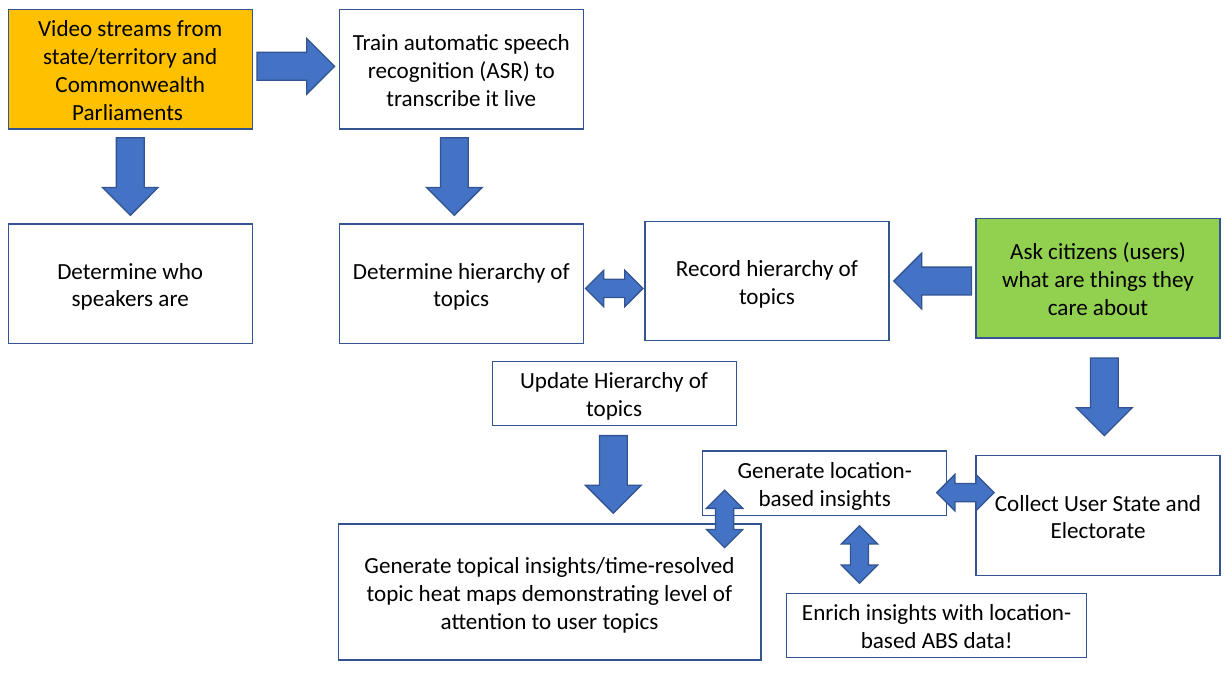
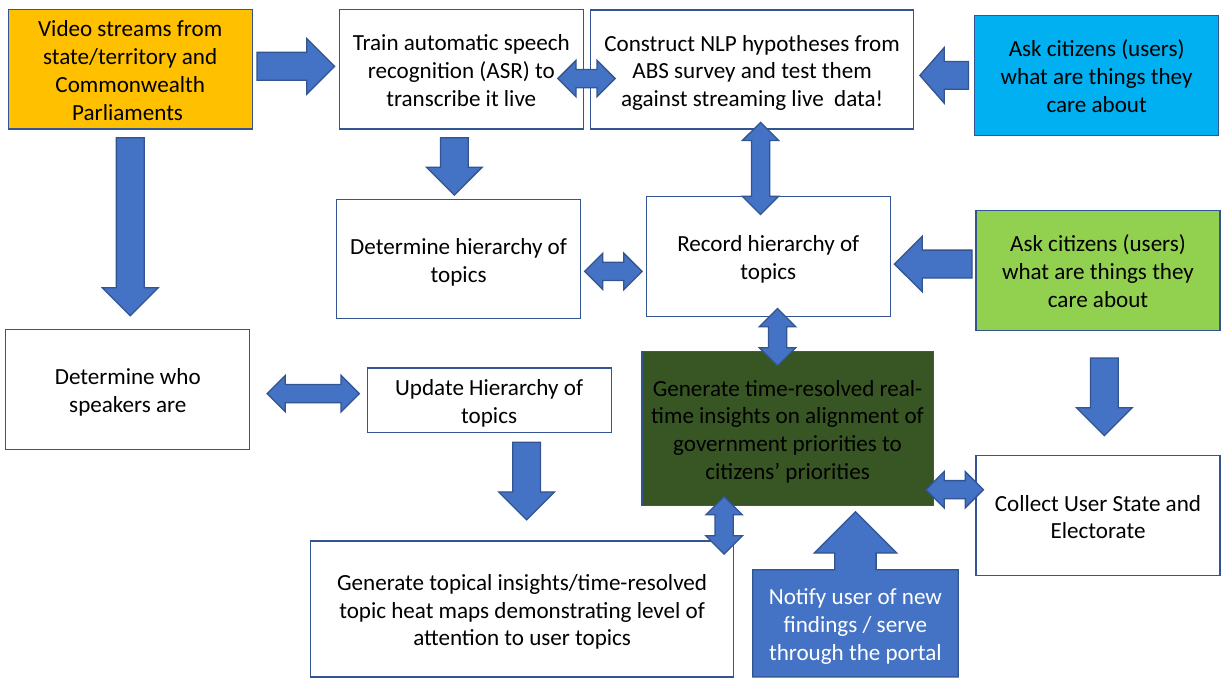
Before and after one commit to dronovroman/gh2021, a slide deck: slide 1 of Project 1576 idea outline.pptx. Drawn at 1232x693 pixels with LibreOffice and Linux fonts; fonts in the diff are those of the drawing. Boxes give left, top, right and bottom in pixels: in the first picture for what was removed or moved away, otherwise in the second. Text is boxed around its words. In the diff, an @@ line names an element or a change of style, - is before the commit and + after.

```diff
--- a/Project 1576 idea outline.pptx
+++ b/Project 1576 idea outline.pptx
@@ rectangle: place and size @@
-rectangle at [0,0,1232,684]
+rectangle at [0,4,1229,688]
@@ rectangle "Construct NLP hypotheses from ABS ...": place and size @@
-rectangle "Construct NLP hypotheses from ABS ..." at [787,593,1087,658]
+rectangle "Construct NLP hypotheses from ABS ..." at [591,10,913,129]
@@ rectangle added at [975,16,1219,135], fill #00B0F0, outline #325491 1 pt, 18 pt, text #000000 @@
+Ask citizens (users) what are things they care about
@@ text in rectangle at [604,35,900,110]: text changed @@
-Enrich insights with location-based ABS data!
+Construct NLP hypotheses from ABS survey and test them against streaming live data!
@@ right arrow added at [921,47,970,103], fill #4472C4, outline #325491 1 pt @@
@@ left right arrow added at [558,60,616,96], fill #4472C4, outline #325491 1 pt @@
@@ right arrow: place and size @@
-right arrow at [103,138,158,215]
+right arrow at [103,137,159,316]
@@ right arrow: place and size @@
-right arrow at [427,138,482,215]
+right arrow at [427,138,482,195]
@@ left right arrow added at [743,122,779,215], fill #4472C4, outline #325491 1 pt @@
@@ rectangle "Determine hierarchy of topics": place and size @@
-rectangle "Determine hierarchy of topics" at [339,224,583,343]
+rectangle "Determine hierarchy of topics" at [336,200,580,319]
@@ rectangle "Record hierarchy of topics": place and size @@
-rectangle "Record hierarchy of topics" at [645,221,889,340]
+rectangle "Record hierarchy of topics" at [647,197,891,316]
@@ right arrow: place and size @@
-right arrow at [894,253,971,309]
+right arrow at [895,237,972,292]
@@ rectangle "Ask citizens (users) what are ...": place and size @@
-rectangle "Ask citizens (users) what are ..." at [976,218,1220,337]
+rectangle "Ask citizens (users) what are ..." at [976,211,1220,330]
@@ left right arrow: place and size @@
-left right arrow at [586,270,643,306]
+left right arrow at [585,253,642,289]
@@ left right arrow: place and size @@
-left right arrow at [842,525,878,583]
+left right arrow at [759,308,795,366]
@@ rectangle "Determine who speakers are": place and size @@
-rectangle "Determine who speakers are" at [8,224,252,343]
+rectangle "Determine who speakers are" at [6,330,250,449]
@@ rectangle "Generate time-resolved real-time insights on ...": place and size @@
-rectangle "Generate time-resolved real-time insights on ..." at [703,451,947,516]
+rectangle "Generate time-resolved real-time insights on ..." at [642,351,933,506]
@@ rectangle "Generate time-resolved real-time insights on ..." at [642,351,933,506]: fill none to #385723 @@
@@ left right arrow added at [267,375,360,411], fill #4472C4, outline #325491 1 pt @@
@@ rectangle "Update Hierarchy of topics": place and size @@
-rectangle "Update Hierarchy of topics" at [493,361,737,426]
+rectangle "Update Hierarchy of topics" at [367,368,611,433]
@@ text in rectangle at [651,380,924,483]: text changed @@
-Generate location-based insights
+Generate time-resolved real-time insights on alignment of government priorities to citizens’ priorities
@@ right arrow: place and size @@
-right arrow at [586,435,641,513]
+right arrow at [499,442,555,519]
@@ left right arrow: place and size @@
-left right arrow at [937,474,994,510]
+left right arrow at [926,471,983,507]
@@ left right arrow: place and size @@
-left right arrow at [707,490,743,548]
+left right arrow at [707,497,743,554]
@@ up arrow callout added at [753,512,958,677], fill #4472C4, outline #325491 1 pt, 18 pt, text #FFFFFF @@
+Notify user of new findings / serve through the portal
@@ rectangle "Generate topical insights/time-resolved topic heat ...": place and size @@
-rectangle "Generate topical insights/time-resolved topic heat ..." at [338,524,762,660]
+rectangle "Generate topical insights/time-resolved topic heat ..." at [311,542,734,677]
```
Also in this commit, not shown: 1 slide removed, 8 other files.
